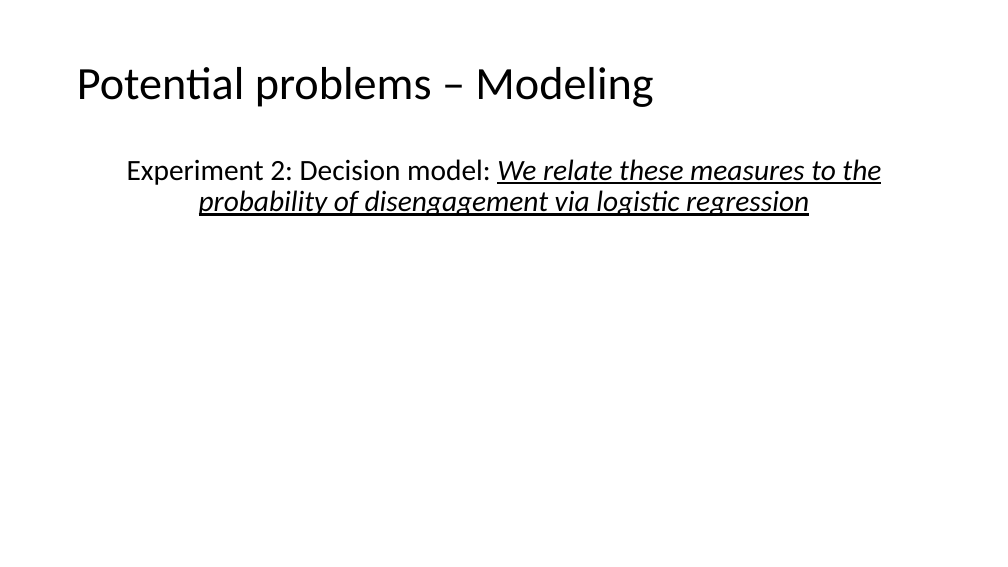
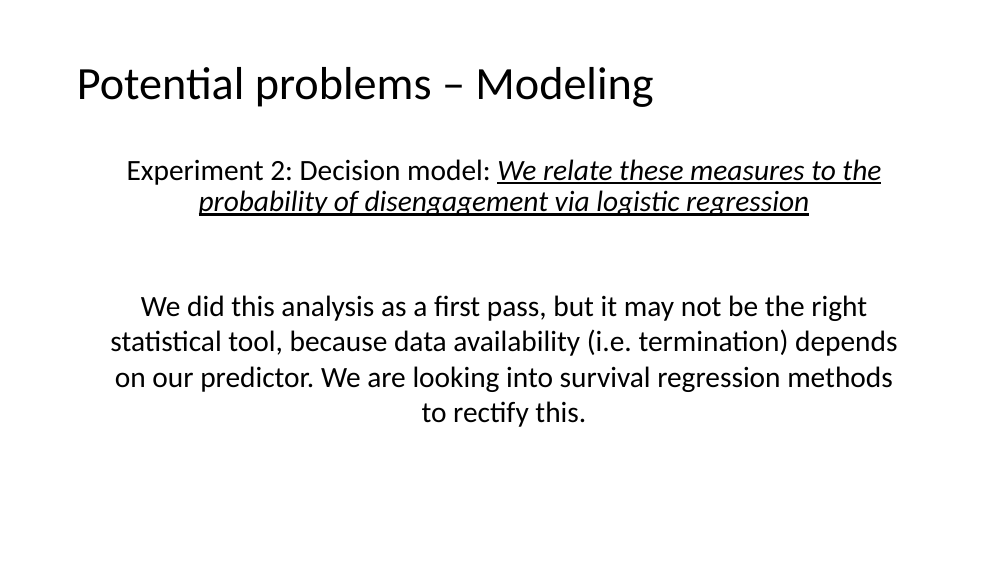
Before and after one commit to sradkani/CoCoSci, a slide deck: slide 34 of summary:papers/CogSci attempt.pptx (slide 30 before the commit). Drawn at 1008x567 pixels with LibreOffice and Linux fonts; fonts in the diff are those of the drawing. Boxes give left, top, right and bottom in pixels: in the first picture for what was removed or moved away, otherwise in the second. Text is boxed around its words. In the diff, an @@ line names an element or a change of style, - is before the commit and + after.

```diff
--- a/summary:papers/CogSci attempt.pptx
+++ b/summary:papers/CogSci attempt.pptx
@@ text added at (x1=110, y1=295, x2=897, y2=427), 28 pt, text #000000 @@
+We did this analysis as a first pass, but it may not be the right statistical tool, because data availability (i.e. termination) depends on our predictor. We are looking into survival regression methods to rectify this.
```
Also in this commit, not shown: 12 other slides changed, 8 slides added, 7 slides removed, 23 other files.
